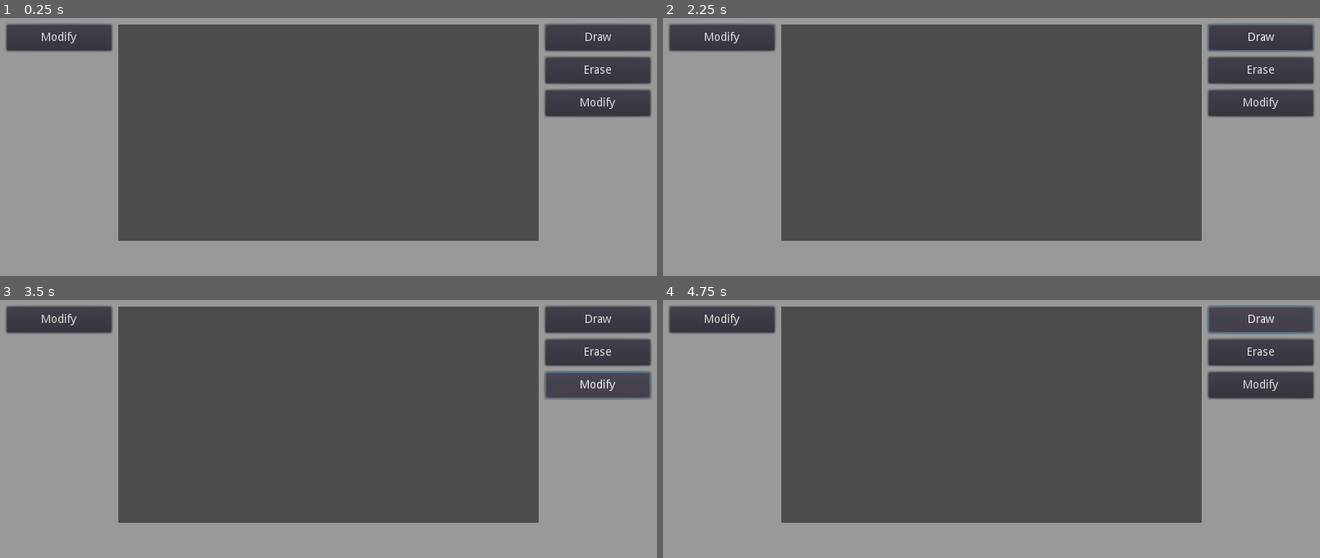
Above: before the commit, frames 1-4 (two rows, left to right).
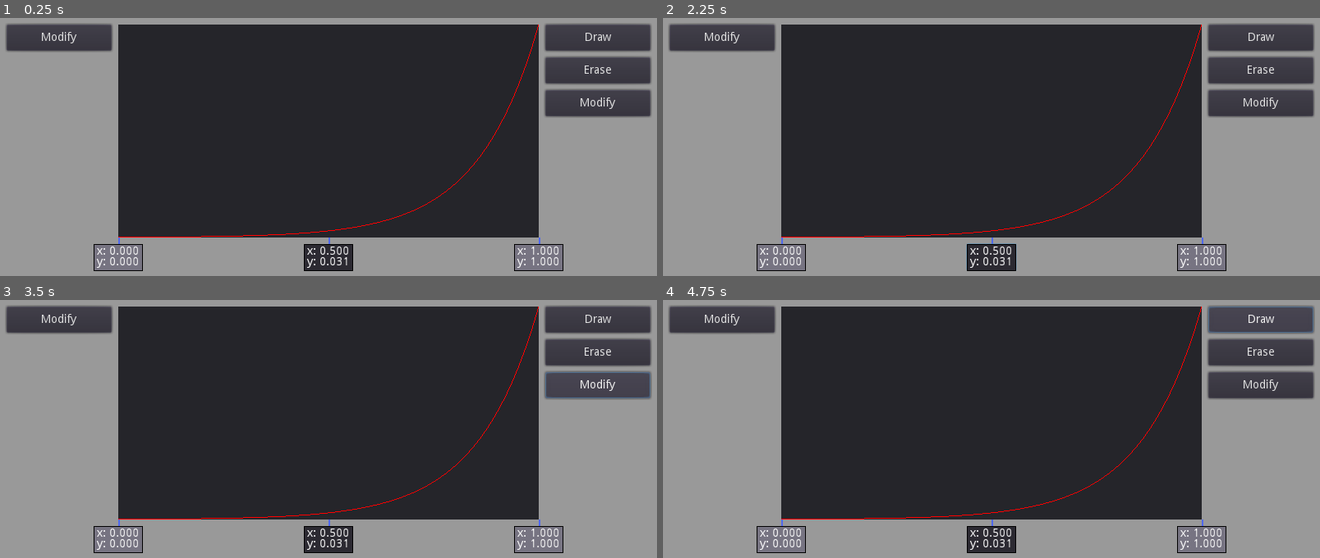
Above: after the commit, the same moments.

Repository: tsolron/ts-egg
Game: Godot game, scene res://scenes/EGG.tscn
Same seed, same stepped clock (60 frames per second), same inputs: the game is played once before the commit and once after it.
Inputs (mouse positions are in pixels of both pictures, inside the frame that each line leads up to):
- Up to frame 1 (0.25 s): no input
- Up to frame 2 (2.25 s): click "Modify" at 0.5 s; click "Draw" at 1.25 s; click (991, 257) at 2 s, where only the run after the commit has a clickable "x: 0.500 y: 0.031"
- Up to frame 3 (3.5 s): click "Modify" at 2.75 s
- Up to frame 4 (4.75 s): click "Modify" at 3.5 s; click "Draw" at 4.25 s

The runs differ from the first frame. In frame 1, 56% of the frame differs, in the area x 14-86%, y 2-99%; in frame 2, 56%, in the area x 14-99%, y 2-99%; in frame 3, 56%; in frame 4, 56%.

Commit message:
Added "editable" vs "disabled" themes for Markers. Other improvements

Diff:
--- a/scenes/EGG.tscn
+++ b/scenes/EGG.tscn
@@ -1,12 +1,9 @@
-[gd_scene load_steps=5 format=2]
+[gd_scene load_steps=4 format=2]
 
-[ext_resource path="res://scripts/graph.gd" type="Script" id=1]
+[ext_resource path="res://scripts/ViewportDisplay.gd" type="Script" id=2]
 [ext_resource path="res://scripts/AppBG.gd" type="Script" id=3]
 
 [sub_resource type="StyleBoxFlat" id=1]
-
-[sub_resource type="StyleBoxFlat" id=2]
-bg_color = Color( 0.35, 0.35, 0.35, 1 )
 
 [node name="EGG" type="Node2D"]
 
@@ -52,7 +49,7 @@
 [node name="HBoxContainer" type="HBoxContainer" parent="AppBG/MarginContainer/VBoxContainer"]
 margin_top = 36.0
 margin_right = 784.0
-margin_bottom = 300.0
+margin_bottom = 336.0
 size_flags_horizontal = 3
 size_flags_vertical = 3
 custom_constants/separation = 8
@@ -62,7 +59,7 @@
 
 [node name="VBox_Left" type="VBoxContainer" parent="AppBG/MarginContainer/VBoxContainer/HBoxContainer"]
 margin_right = 128.0
-margin_bottom = 264.0
+margin_bottom = 300.0
 size_flags_vertical = 3
 custom_constants/separation = 8
 __meta__ = {
@@ -81,7 +78,7 @@
 [node name="VBox_Mid" type="VBoxContainer" parent="AppBG/MarginContainer/VBoxContainer/HBoxContainer"]
 margin_left = 136.0
 margin_right = 648.0
-margin_bottom = 264.0
+margin_bottom = 300.0
 size_flags_horizontal = 3
 size_flags_vertical = 3
 custom_constants/separation = 8
@@ -89,43 +86,42 @@
 "_edit_use_anchors_": false
 }
 
-[node name="Graph" type="Panel" parent="AppBG/MarginContainer/VBoxContainer/HBoxContainer/VBox_Mid"]
-visible = false
-margin_right = 512.0
-margin_bottom = 146.0
-size_flags_horizontal = 3
-size_flags_vertical = 3
-custom_styles/panel = SubResource( 2 )
-script = ExtResource( 1 )
-
-[node name="Markers" type="Control" parent="AppBG/MarginContainer/VBoxContainer/HBoxContainer/VBox_Mid/Graph"]
-visible = false
-anchor_top = 1.0
-anchor_right = 1.0
-anchor_bottom = 1.0
-margin_top = 4.0
-__meta__ = {
-"_edit_use_anchors_": false
-}
-
 [node name="ViewportContainer" type="ViewportContainer" parent="AppBG/MarginContainer/VBoxContainer/HBoxContainer/VBox_Mid"]
 margin_right = 512.0
-margin_bottom = 264.0
+margin_bottom = 260.0
 rect_min_size = Vector2( 64, 64 )
+mouse_filter = 2
 size_flags_horizontal = 3
 size_flags_vertical = 3
 stretch = true
+script = ExtResource( 2 )
 
 [node name="Viewport" type="Viewport" parent="AppBG/MarginContainer/VBoxContainer/HBoxContainer/VBox_Mid/ViewportContainer"]
-size = Vector2( 512, 264 )
+size = Vector2( 512, 260 )
+transparent_bg = true
 handle_input_locally = false
 usage = 0
 render_target_update_mode = 3
 
+[node name="Placeholder" type="ColorRect" parent="AppBG/MarginContainer/VBoxContainer/HBoxContainer/VBox_Mid/ViewportContainer"]
+anchor_right = 1.0
+anchor_bottom = 1.0
+mouse_filter = 2
+size_flags_horizontal = 3
+size_flags_vertical = 3
+color = Color( 0.0823529, 0.0823529, 0.0823529, 1 )
+
+[node name="Markers" type="Control" parent="AppBG/MarginContainer/VBoxContainer/HBoxContainer/VBox_Mid"]
+margin_top = 268.0
+margin_right = 512.0
+margin_bottom = 300.0
+rect_min_size = Vector2( 0, 32 )
+mouse_filter = 2
+
 [node name="VBox_Right" type="VBoxContainer" parent="AppBG/MarginContainer/VBoxContainer/HBoxContainer"]
 margin_left = 656.0
 margin_right = 784.0
-margin_bottom = 264.0
+margin_bottom = 300.0
 size_flags_vertical = 3
 custom_constants/separation = 8
 __meta__ = {
@@ -160,11 +156,3 @@
 __meta__ = {
 "_edit_use_anchors_": false
 }
-
-[node name="BottomSpacing" type="Control" parent="AppBG/MarginContainer/VBoxContainer"]
-margin_top = 304.0
-margin_right = 784.0
-margin_bottom = 336.0
-rect_min_size = Vector2( 0, 32 )
-mouse_filter = 2
-[connection signal="pressed" from="AppBG/MarginContainer/VBoxContainer/HBoxContainer/VBox_Right/Button" to="AppBG/MarginContainer/VBoxContainer/HBoxContainer/VBox_Mid/Graph" method="_on_DrawButton_pressed"]
--- a/scenes/EGG_Marker.tscn
+++ b/scenes/EGG_Marker.tscn
@@ -1,11 +1,14 @@
-[gd_scene load_steps=3 format=2]
+[gd_scene load_steps=5 format=2]
 
 [ext_resource path="res://scripts/EGG_Marker.gd" type="Script" id=1]
+[ext_resource path="res://themes/sbflat_disabled.tres" type="StyleBox" id=2]
+[ext_resource path="res://themes/sbflat_editable.tres" type="StyleBox" id=3]
 
 [sub_resource type="StyleBoxLine" id=1]
 color = Color( 0.313726, 0.407843, 0.929412, 1 )
-grow_begin = 264.0
+grow_begin = 8.0
 grow_end = 0.0
+thickness = 2
 vertical = true
 
 [node name="EGG_Marker" type="ToolButton"]
@@ -13,10 +16,12 @@
 margin_right = 30.0
 margin_bottom = 32.0
 rect_min_size = Vector2( 60, 32 )
+rect_scale = Vector2( 1.00429, 1 )
 mouse_filter = 1
 mouse_default_cursor_shape = 6
 size_flags_horizontal = 3
 size_flags_vertical = 3
+keep_pressed_outside = true
 script = ExtResource( 1 )
 __meta__ = {
 "_edit_use_anchors_": false
@@ -25,10 +30,12 @@
 [node name="LineEdit" type="LineEdit" parent="."]
 anchor_right = 1.0
 anchor_bottom = 1.0
+rect_scale = Vector2( 1, 1.02848 )
 mouse_filter = 2
-mouse_default_cursor_shape = 6
 size_flags_horizontal = 3
 size_flags_vertical = 3
+custom_styles/read_only = ExtResource( 2 )
+custom_styles/normal = ExtResource( 3 )
 align = 1
 caret_blink = true
 __meta__ = {
@@ -38,7 +45,9 @@
 [node name="Panel" type="Panel" parent="."]
 anchor_left = 0.5
 anchor_right = 0.5
+grow_horizontal = 2
 mouse_filter = 2
+mouse_default_cursor_shape = 6
 size_flags_horizontal = 3
 custom_styles/panel = SubResource( 1 )
 __meta__ = {
@@ -48,6 +57,7 @@
 [node name="Label" type="Label" parent="."]
 anchor_right = 1.0
 anchor_bottom = 1.0
+mouse_default_cursor_shape = 6
 size_flags_horizontal = 3
 size_flags_vertical = 3
 custom_constants/line_spacing = -1
--- /dev/null
+++ b/scenes/graph.tscn
@@ -0,0 +1,14 @@
+[gd_scene load_steps=2 format=2]
+
+[ext_resource path="res://scripts/graph.gd" type="Script" id=1]
+
+[node name="graph" type="Panel"]
+anchor_right = 1.0
+anchor_bottom = 1.0
+rect_min_size = Vector2( 32, 32 )
+size_flags_horizontal = 3
+size_flags_vertical = 3
+script = ExtResource( 1 )
+__meta__ = {
+"_edit_use_anchors_": false
+}
--- a/scripts/EGG_Marker.gd
+++ b/scripts/EGG_Marker.gd
@@ -1,30 +1,32 @@
 extends ToolButton
 
-var graph = null;
+onready var T_style_disabled = preload("res://themes/sbflat_disabled.tres");
+onready var T_style_editable = preload("res://themes/sbflat_editable.tres");
+
+onready var l_edit = $LineEdit;
+
 var doDrag = false;
+var g_coords = Vector2(0,0);
 var label_text_template = "x: %.3f\r\ny: %.3f";
 
 func init(make_disabled):
 	if (make_disabled):
 		self.disabled = true;
 		self.button_mask = 0;
+		self.mouse_filter = Control.MOUSE_FILTER_IGNORE;
+		$LineEdit.editable = false;
+		#add_stylebox_override("normal", T_style_disabled)
+		#set("custom_styles/normal", T_style_disabled);
+	#else:
+		#set("custom_styles/normal", T_style_editable);
 
 # Called every frame. 'delta' is the elapsed time since the previous frame.
 func _process(delta):
 	update_text();
 
-	var newx = rect_position[0];
-	if (doDrag):
-		var x_min = graph.get_global_rect().position[0];
-		var x_max = graph.rect_size[0] + x_min;
-		newx = get_global_mouse_position()[0]
-		newx = max(x_min, min(x_max, newx)) - x_min - rect_size[0]/2;
-	set_position(Vector2(newx, 0));
-
 
 func update_text():
-	var coords = graph.get_coords_from_marker(self);
-	$Label.text = label_text_template % [coords[0], coords[1]];
+	$Label.text = label_text_template % [g_coords[0], g_coords[1]];
 
 func _on_EGG_Marker_button_down():
 	doDrag = true;
@@ -32,3 +34,17 @@
 
 func _on_EGG_Marker_button_up():
 	doDrag = false;
+
+
+func get_x():
+	return rect_position[0];
+
+
+func set_gcoords(gc):
+	g_coords = gc;
+
+func update_x(scale_x):
+	set_position(Vector2((g_coords[0] * scale_x) - rect_size[0]/2, 0));
+
+func get_percent():
+	return g_coords[0];
--- /dev/null
+++ b/scripts/ViewportDisplay.gd
@@ -0,0 +1,74 @@
+#extends Panel
+extends ViewportContainer
+
+onready var T_graph = preload("res://scenes/graph.tscn");
+onready var viewport = get_node("Viewport");
+onready var placeholder = get_node("Placeholder");
+onready var T_Marker = preload("res://scenes/EGG_Marker.tscn");
+onready var N_Markers = get_parent().get_node("Markers");
+
+var markers = Array();
+var graph = null;
+
+func _ready():
+	get_tree().get_root().connect("size_changed", self, "screen_resize")
+
+	graph = T_graph.instance();
+	viewport.add_child(graph);
+	graph.init();
+
+	placeholder.visible = false;
+
+	# Get the viewport and clear it.
+	#viewport.set_clear_mode(Viewport.CLEAR_MODE_ONLY_NEXT_FRAME)
+	yield(get_tree(), "idle_frame")
+	yield(get_tree(), "idle_frame")
+
+
+func _process(delta):
+	drag_markers();
+
+
+func drag_markers():
+	for m in markers:
+		if (m.doDrag):
+			var mouse_x = get_global_mouse_position()[0];
+
+			var new_percent = get_graphx_from_globalx(mouse_x);
+			#var new_x = get_markerx_from_graphx(new_percent);
+
+			m.set_gcoords(Vector2(new_percent, graph.y(new_percent)));
+		m.update_x(rect_size[0]);
+
+
+func get_graphx_from_globalx(global_x):
+	var graph_x = (global_x - get_global_rect().position[0]) / rect_size[0];
+	graph_x = min(max(graph_x, 0), 1);
+	return graph_x;
+
+#func get_markerx_from_graphx(graph_x):
+	#return (graph_x * rect_size[0]);
+
+
+func _draw():
+	self.draw_texture(viewport.get_texture(), Vector2(0,0));
+
+
+func screen_resize():
+	for m in markers:
+		var m_per = m.get_percent();
+
+		m.set_gcoords(Vector2(m_per, graph.y(m_per)));
+		m.update_x(rect_size[0]);
+
+
+func add_marker(after_i, gc, make_disabled):
+	if (after_i < 0 || after_i > markers.size()):
+		return;
+
+	var new_marker = T_Marker.instance();
+	markers.insert(after_i, new_marker);
+	N_Markers.add_child(new_marker);
+	new_marker.init(make_disabled);
+
+	new_marker.set_gcoords(Vector2(gc[0], graph.y(gc[0])));
--- a/scripts/graph.gd
+++ b/scripts/graph.gd
@@ -1,23 +1,19 @@
 extends Panel
 
-onready var T_Marker = preload("res://scenes/EGG_Marker.tscn");
-onready var N_Markers = $Markers;
-
+onready var vpc = get_parent().get_parent();
 var doDrawGraph = true;
 var color = Color(1.0, 0.0, 0.0);
-var markers = Array();
 
 
-
-func _ready():
-	add_marker(0, true);
-	add_marker(1, false);
+func init():
+	vpc.add_marker(0, Vector2(0,0), true);
+	vpc.add_marker(1, Vector2(0.5,0), false);
+	vpc.add_marker(2, Vector2(1,0), true);
 
 
 func _draw():
 	if (doDrawGraph):
 		drawGraph();
-	pass;
 
 
 func _process(delta):
@@ -26,42 +22,23 @@
 
 func drawGraph():
 	var gsize = rect_size;
-	var goffset = Vector2(0.0, get_global_rect().size[1]);
+	var goffset = Vector2(0.0, 0.0);
 
-	var nb_points = 32
+	var nb_points = 64
 	var points_graph = PoolVector2Array();
 
 	for i in range(nb_points + 1):
 		var x = float(i)/float(nb_points);
 		var y = fn_ease_in_expo(x);
 
-		points_graph.push_back(Vector2(x, -y));
+		points_graph.push_back(Vector2(x, y));
 
 	for idx_pt in range(nb_points):
 		draw_line(points_graph[idx_pt]*gsize+goffset, points_graph[idx_pt + 1]*gsize+goffset, color)
 
 
-func add_marker(after_i, make_disabled):
-	if (after_i < 0 || after_i > markers.size()):
-		return;
-
-	var new_marker = T_Marker.instance();
-	new_marker.graph = self;
-
-	new_marker.init(make_disabled);
-
-	markers.insert(after_i, new_marker);
-	N_Markers.add_child(new_marker);
-
-
-func get_coords_from_marker(marker):
-	var coords = marker.rect_position;
-	coords[0] += (marker.rect_size[0] / 2);
-	coords[0] /= self.rect_size[0];
-
-	coords[1] = fn_ease_in_expo(coords[0]);
-
-	return coords;
+func y(x):
+	return fn_ease_in_expo(x);
 
 
 func _on_DrawButton_pressed():
--- /dev/null
+++ b/themes/sbflat_disabled.tres
@@ -0,0 +1,9 @@
+[gd_resource type="StyleBoxFlat" format=2]
+
+[resource]
+bg_color = Color( 0.466667, 0.454902, 0.509804, 1 )
+border_width_left = 1
+border_width_top = 1
+border_width_right = 1
+border_width_bottom = 1
+border_color = Color( 0, 0, 0, 1 )
--- /dev/null
+++ b/themes/sbflat_editable.tres
@@ -0,0 +1,9 @@
+[gd_resource type="StyleBoxFlat" format=2]
+
+[resource]
+bg_color = Color( 0.172549, 0.164706, 0.196078, 1 )
+border_width_left = 1
+border_width_top = 1
+border_width_right = 1
+border_width_bottom = 1
+border_color = Color( 0, 0, 0, 1 )
